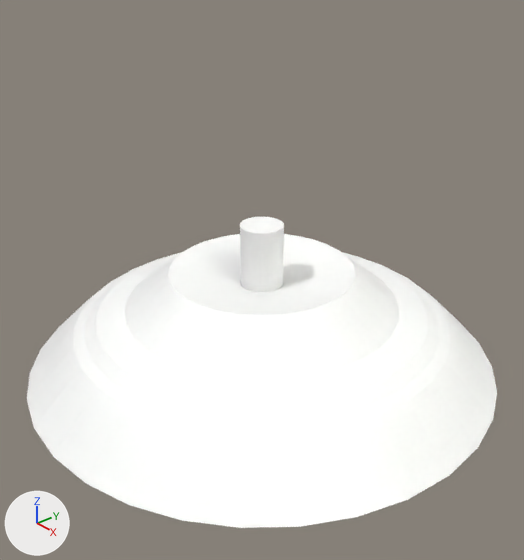
Renders of the Blender file 005_Animated Lamp/Backdrop.blend from each side of a commit.
Camera for both pictures: a 50 mm camera at (1.03, -0.89, 0.88) aimed at (0.04, -0.04, 0.22). Every picture has the same lights, and +X, +Y and +Z are marked at lower left.

Before the edit, the objects in view are built like this:
```python
me_mesh_001 = bpy.data.meshes.new('Mesh.001')
me_mesh_001.from_pydata(...)  # 416 vertices, 386 faces; spans x -0.5..0.5, y -0.5..0.5, z 0.0..0.217
me_mesh_004 = bpy.data.meshes.new('Mesh.004')
me_mesh_004.from_pydata(...)  # 64 vertices, 34 faces; spans x -0.045..0.045, y -0.045..0.045, z 0.021..0.317
ob_lamp_base = bpy.data.objects.new('Lamp Base', me_mesh_001)
ob_lamp_base.location = (0.0, 0.0, 0.0)
ob_stem = bpy.data.objects.new('Stem', me_mesh_004)
ob_stem.location = (0.0, 0.0, 0.0)
```
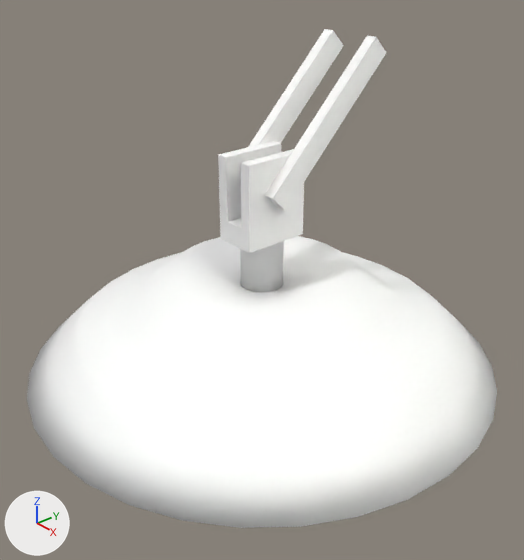
ob_mirror_axis is not drawn itself; it is used by a modifier of ob_lower_arm.

Location of each change, [x1, y1, x2, y2] in pixels of the pictures (524 x 560 px):
'Stem', reshaped: before [240, 217, 284, 292]; after [218, 141, 304, 292]
'Lower Arm', added: after [248, 29, 386, 211]
part 1 of me_mesh_001, shading changed: [27, 236, 497, 528] in both
part 2 of me_mesh_004, built on: before [240, 217, 284, 292]; after [218, 141, 304, 292]
part 3 of me_mesh_004, shading changed: [241, 241, 284, 292] in both

What changed in the scene script:
```text
Change me_mesh_001:
    where me_mesh_001.from_pydata(...)  # 416 vertices, 386 faces; spans x -0.5..0.5, y -0.5..0.5, z 0.0..0.217
    used by ob_lamp_base; location = (0.0, 0.0, 0.0)
    me_mesh_001 part 1: all faces are now shaded smooth (386 of 386 changed)
Change me_mesh_004:
    used by ob_stem; location = (0.0, 0.0, 0.0)
    remove me_mesh_004.from_pydata(...)  # 64 vertices, 34 faces; spans x -0.045..0.045, y -0.045..0.045, z 0.021..0.317
    add me_mesh_004.from_pydata(...)  # 92 vertices, 56 faces; spans x -0.046..0.046, y -0.071..0.071, z 0.021..0.466
    me_mesh_004 part 2
    5 faces are deleted
    32 vertices in x -0.045..0.045, y -0.045..0.045, z 0.317 move by (0.0, 0.0, -0.026)
    16 vertices are added at x -0.046..0.022, y -0.071..0.071, z 0.291..0.466
    12 new vertices lie (0.024, 0.0, 0.0) away from vertices in x -0.046..0.022, y -0.071..0.071, z 0.291..0.466
    23 new faces join them
    4 new faces join them, smooth
    me_mesh_004 part 3: 29 kept faces spanning x -0.045..0.045, y -0.045..0.045, z 0.021..0.291 are now shaded smooth
Add me_plane_002:
    me_plane_002.from_pydata(...)  # 20 vertices, 18 faces; spans x -0.024..0.024, y -0.024..0.351, z 0.0..0.024
Add ob_mirror_axis:
    ob_mirror_axis = bpy.data.objects.new('Mirror Axis', None)
    ob_mirror_axis.parent = ob_lower_arm
    ob_mirror_axis.matrix_parent_inverse = Matrix(((0.0, -0.707, 0.707, -0.283), (0.0, 0.707, 0.707, -0.283), (-1.0, 0.0, 0.0, -0.0457), (0.0, 0.0, 0.0, 1.0)))
    ob_mirror_axis.location = (0.0, 0.0, 0.0)
Add ob_lower_arm:
    ob_lower_arm = bpy.data.objects.new('Lower Arm', me_plane_002)
    ob_lower_arm.location = (-0.046, 0.0, 0.401)
    ob_lower_arm.rotation_euler = (-1.571, -2.356, 1.571)  # degrees (-90, -135, 90)
    _m = ob_lower_arm.modifiers.new('Mirror', 'MIRROR')
    _m.mirror_object = ob_mirror_axis
```
